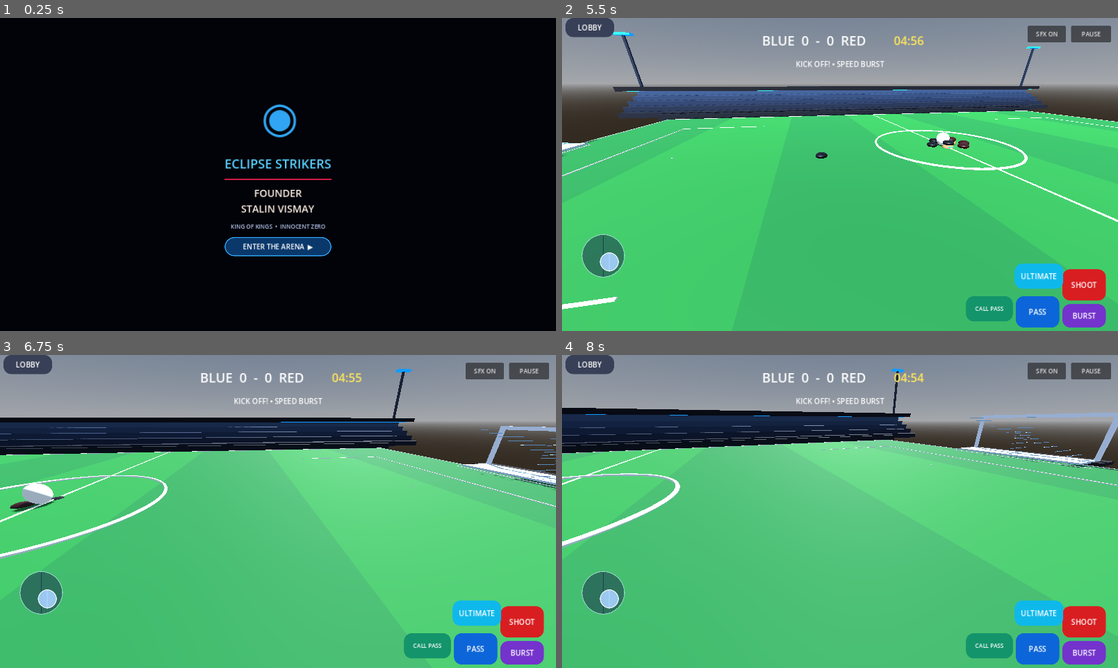
Above: before the commit, frames 1-4 (two rows, left to right).
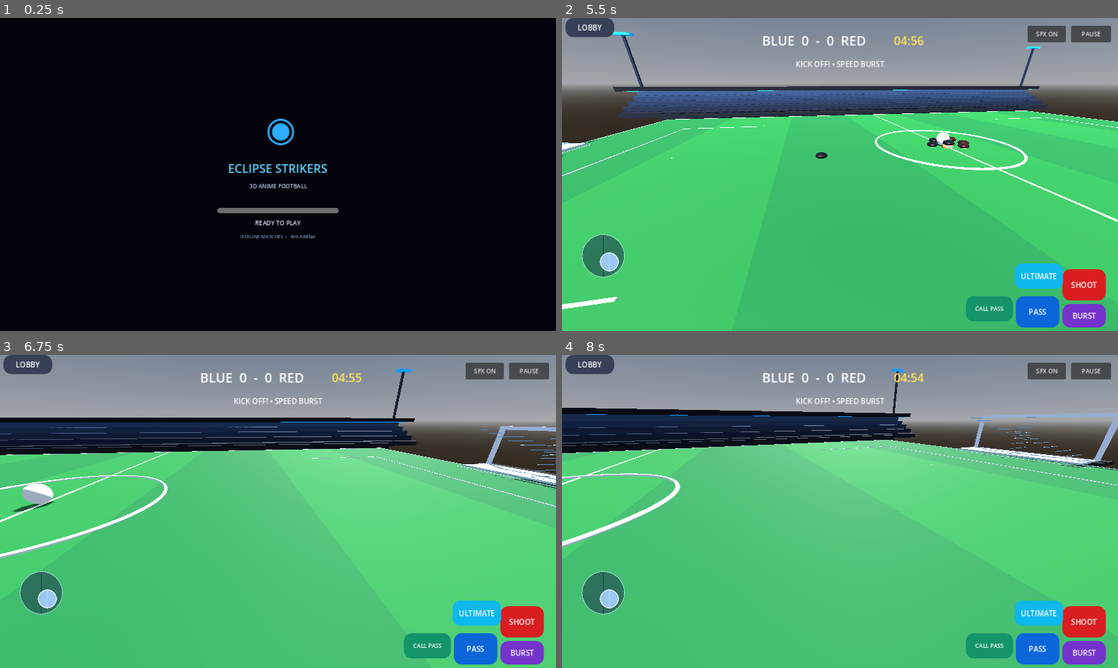
Above: after the commit, the same moments.

Repository: stalinvismay2020-del/Eclipse-Strikers
Game: Godot game, scene res://Main.tscn
Same seed, same stepped clock (60 frames per second), same inputs: the game is played once before the commit and once after it.
Inputs (mouse positions are in pixels of both pictures, inside the frame that each line leads up to):
- Up to frame 1 (0.25 s): no input
- Up to frame 2 (5.5 s): click "ENTER THE ARENA ▶" at 0.5 s; click "▶ PLAY MATCH" at 1.25 s; move the mouse to (962, 158) at 2.02 s; hold D 2.03-2.75 s; click (962, 158) at 2.17 s; drag from (728, 190) to (812, 237) at 2.77 s; move the mouse to (895, 105) at 3.52 s; hold D 3.53-4.25 s; drag from (812, 237) to (673, 127) at 4.27 s; move the mouse to (1006, 221) at 5.02 s; hold A from 5.03 s (still down)
- Up to frame 3 (6.75 s): release A at 5.75 s; drag from (111, 464) to (194, 433) at 5.77 s; move the mouse to (305, 511) at 6.52 s; hold S from 6.53 s (still down); click (305, 511) at 6.67 s
- Up to frame 4 (8 s): release S at 7.25 s; drag from (756, 433) to (728, 527) at 7.27 s

The runs differ from the first frame. In frame 1, 3.3% of the frame differs, in the area x 39-61%, y 27-77%; in frame 2, less than 0.1%; in frame 3, less than 0.1%; in frame 4, nothing differs.
Error after the commit: Invalid access to property or key 'global_position' on a base object of type 'Nil'. (res://Main.gd:856)

Commit message:
Add animated startup loading screen

Diff:
--- a/Main.gd
+++ b/Main.gd
@@ -74,17 +74,116 @@
 
 func _ready() -> void:
 	rng.randomize()
+	var loading := _create_loading_screen()
+	await get_tree().process_frame
+	_set_loading_stage(loading, 8, "PREPARING THE ARENA")
+	await get_tree().process_frame
 	_build_world()
+	_set_loading_stage(loading, 22, "BUILDING THE PITCH")
+	await get_tree().process_frame
 	_build_pitch()
 	_build_goals()
+	_set_loading_stage(loading, 40, "ASSEMBLING THE TEAMS")
+	await get_tree().process_frame
 	_build_players()
 	_build_ball()
+	_set_loading_stage(loading, 60, "SETTING UP CAMERA")
+	await get_tree().process_frame
 	_build_camera()
 	_build_ui()
+	_set_loading_stage(loading, 78, "LOADING YOUR CAREER")
+	await get_tree().process_frame
 	_load_progress()
 	_build_lobby()
 	_update_hud()
-	_build_founder_intro()
+	_set_loading_stage(loading, 100, "READY TO PLAY")
+	await get_tree().create_timer(0.25).timeout
+	if is_instance_valid(loading):
+		var fade := create_tween()
+		fade.tween_property(loading, "modulate:a", 0.0, 0.35)
+		fade.tween_callback(func() -> void:
+			if is_instance_valid(loading):
+				loading.queue_free()
+			_build_founder_intro()
+		)
+
+func _create_loading_screen() -> CanvasLayer:
+	var layer := CanvasLayer.new()
+	layer.name = "StartupLoadingScreen"
+	layer.layer = 50
+	add_child(layer)
+	var backdrop := ColorRect.new()
+	backdrop.anchor_right = 1.0
+	backdrop.anchor_bottom = 1.0
+	backdrop.color = Color(0.012, 0.018, 0.045, 1.0)
+	layer.add_child(backdrop)
+	var center := CenterContainer.new()
+	center.anchor_right = 1.0
+	center.anchor_bottom = 1.0
+	center.offset_left = 24
+	center.offset_right = -24
+	layer.add_child(center)
+	var stack := VBoxContainer.new()
+	stack.alignment = BoxContainer.ALIGNMENT_CENTER
+	stack.add_theme_constant_override("separation", 12)
+	stack.custom_minimum_size = Vector2(280, 0)
+	center.add_child(stack)
+	var emblem := Label.new()
+	emblem.text = "◉"
+	emblem.horizontal_alignment = HORIZONTAL_ALIGNMENT_CENTER
+	emblem.add_theme_font_size_override("font_size", 76)
+	emblem.add_theme_color_override("font_color", Color(0.18, 0.68, 1.0))
+	stack.add_child(emblem)
+	var title := Label.new()
+	title.text = "ECLIPSE STRIKERS"
+	title.horizontal_alignment = HORIZONTAL_ALIGNMENT_CENTER
+	title.add_theme_font_size_override("font_size", 27)
+	title.add_theme_color_override("font_color", Color(0.38, 0.84, 1.0))
+	stack.add_child(title)
+	var subtitle := Label.new()
+	subtitle.text = "3D ANIME FOOTBALL"
+	subtitle.horizontal_alignment = HORIZONTAL_ALIGNMENT_CENTER
+	subtitle.add_theme_font_size_override("font_size", 13)
+	subtitle.add_theme_color_override("font_color", Color(0.75, 0.8, 0.92))
+	stack.add_child(subtitle)
+	var spacer := Control.new()
+	spacer.custom_minimum_size = Vector2(0, 16)
+	stack.add_child(spacer)
+	var progress := ProgressBar.new()
+	progress.name = "LoadingProgress"
+	progress.min_value = 0
+	progress.max_value = 100
+	progress.value = 0
+	progress.show_percentage = false
+	progress.custom_minimum_size = Vector2(0, 12)
+	stack.add_child(progress)
+	var status := Label.new()
+	status.name = "LoadingStatus"
+	status.text = "INITIALIZING..."
+	status.horizontal_alignment = HORIZONTAL_ALIGNMENT_CENTER
+	status.add_theme_font_size_override("font_size", 14)
+	status.add_theme_color_override("font_color", Color(0.9, 0.92, 1.0))
+	stack.add_child(status)
+	var footer := Label.new()
+	footer.text = "OFFLINE MATCHES  •  4V4 ARENA"
+	footer.horizontal_alignment = HORIZONTAL_ALIGNMENT_CENTER
+	footer.add_theme_font_size_override("font_size", 11)
+	footer.add_theme_color_override("font_color", Color(0.5, 0.58, 0.72))
+	stack.add_child(footer)
+	var pulse := create_tween().set_loops()
+	pulse.tween_property(emblem, "scale", Vector2(1.12, 1.12), 0.55).set_trans(Tween.TRANS_SINE).set_ease(Tween.EASE_IN_OUT)
+	pulse.tween_property(emblem, "scale", Vector2.ONE, 0.55).set_trans(Tween.TRANS_SINE).set_ease(Tween.EASE_IN_OUT)
+	return layer
+
+func _set_loading_stage(layer: CanvasLayer, progress_value: float, message: String) -> void:
+	if not is_instance_valid(layer):
+		return
+	var progress := layer.find_child("LoadingProgress", true, false) as ProgressBar
+	var status := layer.find_child("LoadingStatus", true, false) as Label
+	if progress:
+		progress.value = progress_value
+	if status:
+		status.text = message
 
 
 func _build_founder_intro() -> void:
